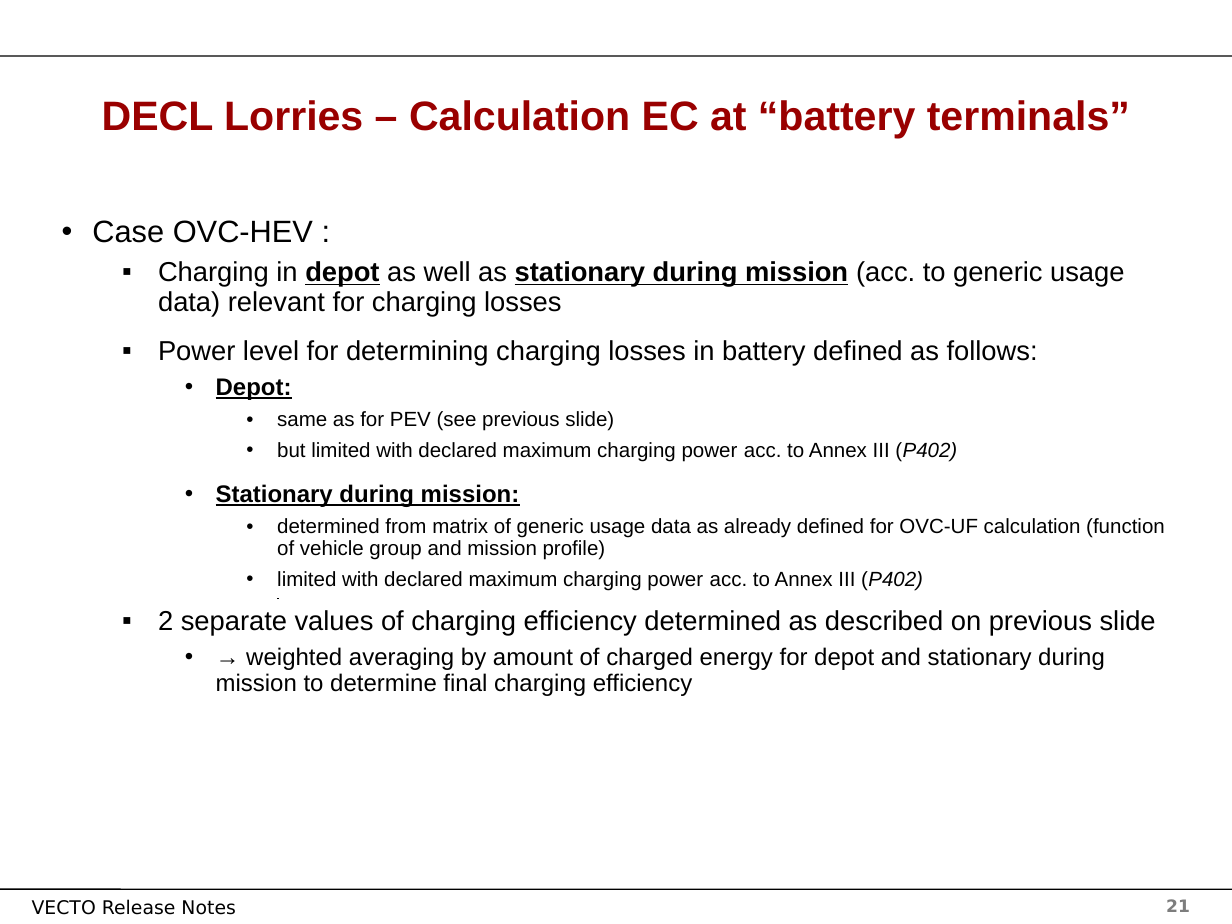
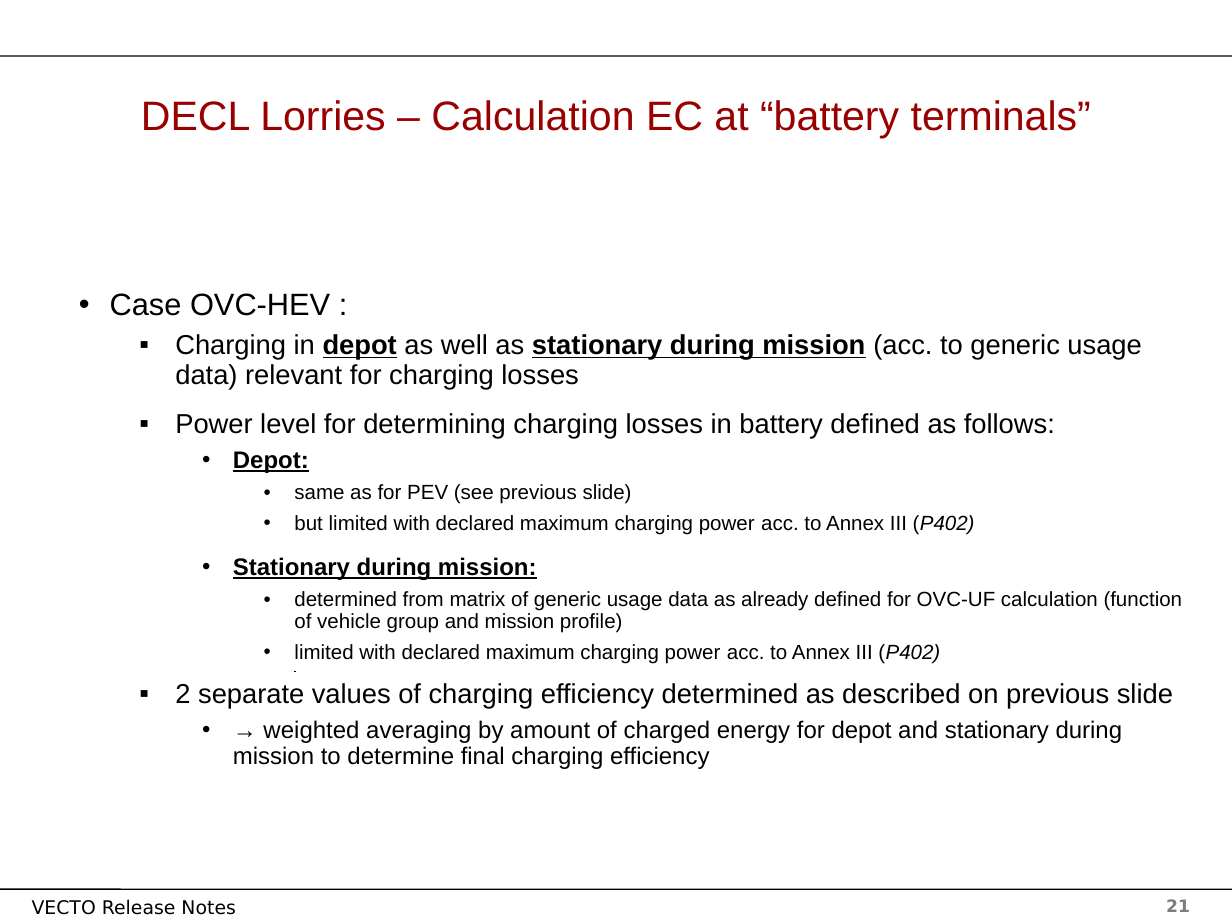
Before and after one commit to tanawadeatharva/BharatVECTO, a slide deck: slide 21 of Documentation/User Manual Source/Release Notes Vecto3.x.pptx. Drawn at 1232x924 pixels with LibreOffice and Linux fonts; fonts in the diff are those of the drawing; background and template pictures are left out. Boxes give left, top, right and bottom in pixels: in the first picture for what was removed or moved away, otherwise in the second. Text is boxed around its words. In the diff, an @@ line names an element or a change of style, - is before the commit and + after.

```diff
--- a/Documentation/User Manual Source/Release Notes Vecto3.x.pptx
+++ b/Documentation/User Manual Source/Release Notes Vecto3.x.pptx
@@ title "DECL Lorries – Calculation EC ..." at [141, 100, 1091, 138]: bold off @@
@@ text "Case OVC-HEV :": place and size @@
-text "Case OVC-HEV :" at [92, 220, 1165, 696]
+text "Case OVC-HEV :" at [110, 293, 1183, 769]
```
Also in this commit, not shown: 30 other slides changed.
